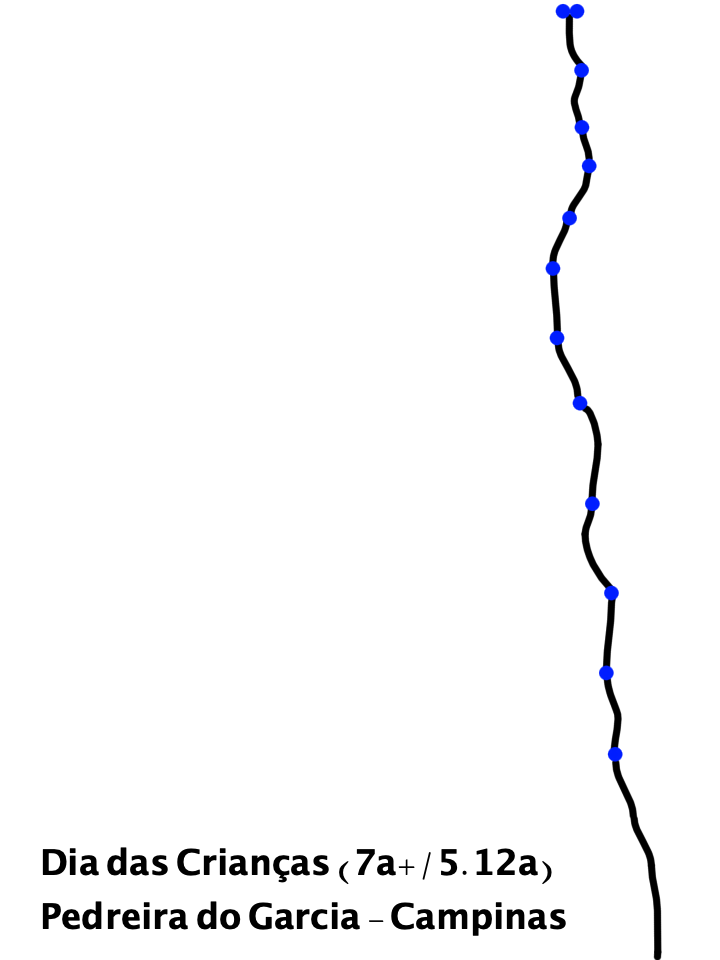
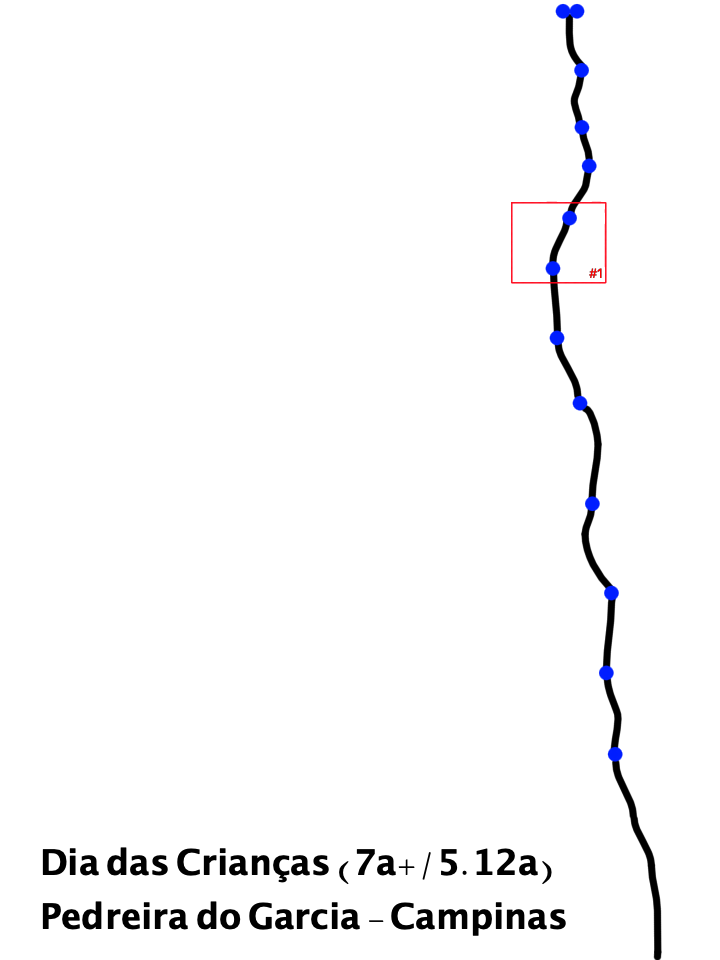
Comparing the layer stacks of the two 720 x 960 images. Changes:
added layer "Layer 4" above "Vector Layer 1" over <box>511,201,607,284</box>
